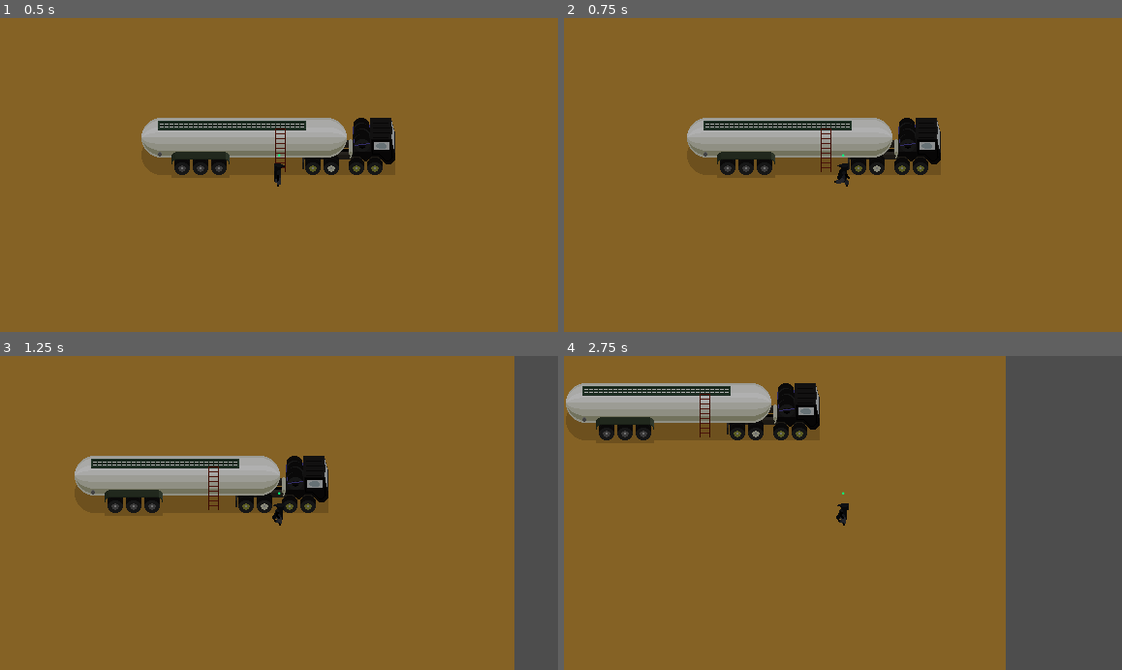
Above: before the commit, frames 1-4 (two rows, left to right).
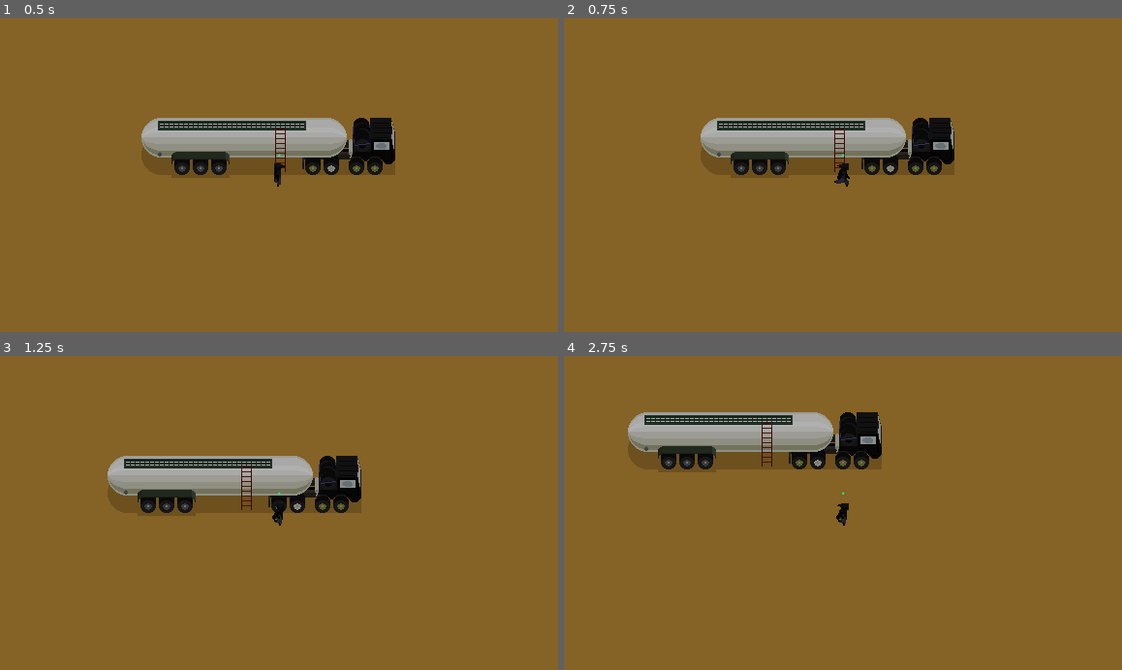
Above: after the commit, the same moments.

Repository: EptesicusDev/ViveLeFeu
Game: Godot game, scene res://level.tscn
Same seed, same stepped clock (60 frames per second), same inputs: the game is played once before the commit and once after it. This scene is started directly instead of the project's main scene.
Inputs:
- Up to frame 1 (0.5 s): no input
- Up to frame 2 (0.75 s): tap Enter at 0.5 s; hold D (right) from 0.53 s (still down); tap E (action) at 0.6 s
- Up to frame 3 (1.25 s): keep holding D (right); tap Home (ui_home) at 0.8 s
- Up to frame 4 (2.75 s): release D (right) at 1.28 s; hold S (down) 1.28-2.03 s; tap Home (ui_home) at 1.35, 2.3 s; tap E (action) at 1.55, 2.1 s; hold D (right) from 2.03 s (still down)

Frame 1 is identical in both runs. In frame 2, 2.7% of the frame differs, in the area x 22-70%, y 31-50%; in frame 3, 12%; in frame 4, 32%, in the area x 0-100%, y 0-100%.

Commit message:
acceleration + friction / ui rework

Diff:
--- a/level.tscn
+++ b/level.tscn
@@ -21,4 +21,4 @@
 collision_mask = 0
 
 [node name="CollisionPolygon2D" type="CollisionPolygon2D" parent="Collisions"]
-polygon = PackedVector2Array(-116, 4, -134, -10, -134, -40, -116, -55, 128, -55, 128, 4, 17, 4, 17, -42, 36, -42, 36, -52, -117, -52, -117, -42, 2, -42, 2, 4)
+polygon = PackedVector2Array(-116, 4, -134, -10, -134, -40, -116, -55, 128, -55, 128, 4, 18, 4, 18, -42, 36, -42, 36, -52, -117, -52, -117, -42, 1, -42, 1, 4)
--- a/multiplayer.tscn
+++ b/multiplayer.tscn
@@ -23,28 +23,38 @@
 
 [node name="Net" type="VBoxContainer" parent="UI"]
 layout_mode = 1
-anchors_preset = 15
-anchor_right = 1.0
-anchor_bottom = 1.0
+anchors_preset = 8
+anchor_left = 0.5
+anchor_top = 0.5
+anchor_right = 0.5
+anchor_bottom = 0.5
+offset_left = -74.0
+offset_top = -68.0
+offset_right = 75.0
+offset_bottom = 68.0
 grow_horizontal = 2
 grow_vertical = 2
+alignment = 1
 
-[node name="Options" type="HBoxContainer" parent="UI/Net"]
+[node name="Name" type="LineEdit" parent="UI/Net"]
+layout_mode = 2
+placeholder_text = "Name"
+
+[node name="HBoxContainer" type="HBoxContainer" parent="UI/Net"]
 layout_mode = 2
 
-[node name="Label" type="Label" parent="UI/Net/Options"]
-layout_mode = 2
-text = "Direct:"
-
-[node name="Host" type="Button" parent="UI/Net/Options"]
+[node name="Host" type="Button" parent="UI/Net/HBoxContainer"]
 layout_mode = 2
 text = "Host"
 
-[node name="Connect" type="Button" parent="UI/Net/Options"]
+[node name="VSeparator" type="VSeparator" parent="UI/Net/HBoxContainer"]
 layout_mode = 2
-text = "Connect"
 
-[node name="Remote" type="LineEdit" parent="UI/Net/Options"]
+[node name="VBoxContainer" type="VBoxContainer" parent="UI/Net/HBoxContainer"]
+layout_mode = 2
+size_flags_horizontal = 3
+
+[node name="Remote" type="LineEdit" parent="UI/Net/HBoxContainer/VBoxContainer"]
 layout_mode = 2
 size_flags_horizontal = 3
 text = "127.0.0.1"
@@ -52,8 +62,9 @@
 caret_blink = true
 caret_blink_interval = 0.5
 
-[node name="Name" type="LineEdit" parent="UI/Net/Options"]
+[node name="Connect" type="Button" parent="UI/Net/HBoxContainer/VBoxContainer"]
 layout_mode = 2
+text = "Connect"
 
-[connection signal="pressed" from="UI/Net/Options/Host" to="." method="_on_host_pressed"]
-[connection signal="pressed" from="UI/Net/Options/Connect" to="." method="_on_connect_pressed"]
+[connection signal="pressed" from="UI/Net/HBoxContainer/Host" to="." method="_on_host_pressed"]
+[connection signal="pressed" from="UI/Net/HBoxContainer/VBoxContainer/Connect" to="." method="_on_connect_pressed"]
--- a/player.tscn
+++ b/player.tscn
@@ -307,6 +307,7 @@
 
 [node name="Idle" type="Node" parent="StateMachine" node_paths=PackedStringArray("animation_tree", "player", "synchronized_input")]
 script = ExtResource("5_i0c7g")
+friction = 375.0
 animation_tree = NodePath("../../AnimationTree")
 player = NodePath("../..")
 animation_name = "Idle"
@@ -314,6 +315,8 @@
 
 [node name="Run" type="Node" parent="StateMachine" node_paths=PackedStringArray("animation_tree", "player", "synchronized_input")]
 script = ExtResource("6_mlet2")
+speed = 60.0
+acceleration = 300.0
 animation_tree = NodePath("../../AnimationTree")
 player = NodePath("../..")
 animation_name = "Run"
--- a/project.godot
+++ b/project.godot
@@ -22,7 +22,7 @@
 
 window/size/viewport_width=576
 window/size/viewport_height=324
-window/size/mode=3
+window/size/mode=2
 window/stretch/mode="canvas_items"
 
 [input]
@@ -61,3 +61,4 @@
 [rendering]
 
 textures/canvas_textures/default_texture_filter=0
+environment/defaults/default_clear_color=Color(0.521569, 0.384314, 0.145098, 1)
--- a/scripts/multiplayer/multiplayer.gd
+++ b/scripts/multiplayer/multiplayer.gd
@@ -8,7 +8,6 @@
 	get_tree().paused = true
 	# You can save bandwith by disabling server relay and peer notifications.
 	multiplayer.server_relay = false
-
 	# Automatically start the server in headless mode.
 	if DisplayServer.get_name() == "headless":
 		print("Automatically starting dedicated server")
@@ -23,13 +22,13 @@
 		OS.alert("Failed to start multiplayer server")
 		return
 	multiplayer.multiplayer_peer = peer
-	send_player_data(multiplayer.get_unique_id(), $UI/Net/Options/Name.text)
+	send_player_data(multiplayer.get_unique_id(), $UI/Net/Name.text)
 	start_game()
 
 
 func _on_connect_pressed():
 	# Start as client
-	var txt : String = $UI/Net/Options/Remote.text
+	var txt : String = $UI/Net/HBoxContainer/VBoxContainer/Remote.text
 	if txt == "":
 		OS.alert("Need a remote to connect to.")
 		return
@@ -41,9 +40,10 @@
 	multiplayer.multiplayer_peer = peer
 	start_game()
 
+
 func start_game():
 	# Hide the UI and unpause to start the game.
-	$UI.hide()
+	$UI/Net.hide()
 	get_tree().paused = false
 	# Only change level on the server.
 	# Clients will instantiate the level via the spawner.
@@ -60,6 +60,7 @@
 		c.queue_free()
 	# Add new level.
 	level.add_child(scene.instantiate())
+
 
 # The server can restart the level by pressing HOME.
 func _input(event):
@@ -82,6 +83,5 @@
 			send_player_data.rpc(current_id, PlayersManager.players[current_id].name)
 
 
-
 func connected_to_server():
-	send_player_data.rpc_id(1, multiplayer.get_unique_id(), $UI/Net/Options/Name.text)
+	send_player_data.rpc_id(1, multiplayer.get_unique_id(), $UI/Net/Name.text)
--- a/scripts/player/player.gd
+++ b/scripts/player/player.gd
@@ -1,7 +1,6 @@
 class_name  Player
 extends CharacterBody2D
 
-const SPEED = 100
 
 # Set by the authority, synchronized on spawn.
 @export var player := 1 :
@@ -26,15 +25,6 @@
 
 
 func _physics_process(_delta):
-	# Handle movement.
-	var direction = Vector2(input.direction.x, input.direction.y).normalized()
-	if direction:
-		velocity.x = direction.x * SPEED
-		velocity.y = direction.y * SPEED
-		update_animation_tree_keyboard(direction)
-	else:
-		velocity.x = move_toward(velocity.x, 0, SPEED)
-		velocity.y = move_toward(velocity.y, 0, SPEED)
 	move_and_slide()
 
 
--- a/scripts/player/player_input.gd
+++ b/scripts/player/player_input.gd
@@ -15,7 +15,7 @@
 	attacking = true
 
 
-func _process(delta):
+func _process(_delta):
 	# Get the input direction and handle the movement/deceleration.
 	direction = Input.get_vector("left", "right", "up", "down")
 	if(direction != Vector2.ZERO):
--- a/scripts/state/player_states/idle.gd
+++ b/scripts/state/player_states/idle.gd
@@ -14,9 +14,9 @@
 	pass
 
 
-func physics_update() -> void:
+func physics_update(delta: float) -> void:
 	if(player):
-		player.velocity = player.velocity.move_toward(Vector2.ZERO, friction)
+		player.velocity = player.velocity.move_toward(Vector2.ZERO, friction * delta)
 
 
 func exit() -> void:
--- a/scripts/state/player_states/run.gd
+++ b/scripts/state/player_states/run.gd
@@ -1,5 +1,9 @@
 extends State
 class_name Run
+
+
+@export var speed: float
+@export var acceleration: float
 
 
 func enter() -> void:
@@ -11,8 +15,12 @@
 	pass
 
 
-func physics_update() -> void:
-	pass
+func physics_update(delta: float) -> void:
+	var direction = Vector2(synchronized_input.direction.x, synchronized_input.direction.y).normalized()
+	if direction:
+		player.velocity.x = move_toward(player.velocity.x, direction.x * speed, acceleration * delta)
+		player.velocity.y = move_toward(player.velocity.y, direction.y * speed, acceleration * delta)
+		player.update_animation_tree_keyboard(direction)
 
 
 func exit() -> void:
--- a/scripts/state/state.gd
+++ b/scripts/state/state.gd
@@ -23,7 +23,7 @@
 
 
 # Virtual function. Corresponds to the `_physics_process()` callback.
-func physics_update() -> void:
+func physics_update(_delta: float) -> void:
 	pass
 
 
--- a/scripts/state/state_machine.gd
+++ b/scripts/state/state_machine.gd
@@ -22,9 +22,9 @@
 		current_state.update()
 
 
-func _physics_process(_delta: float) -> void:
+func _physics_process(delta: float) -> void:
 	if(current_state):
-		current_state.physics_update()
+		current_state.physics_update(delta)
 
 
 func on_state_transistion(state, new_state_name) -> void:
